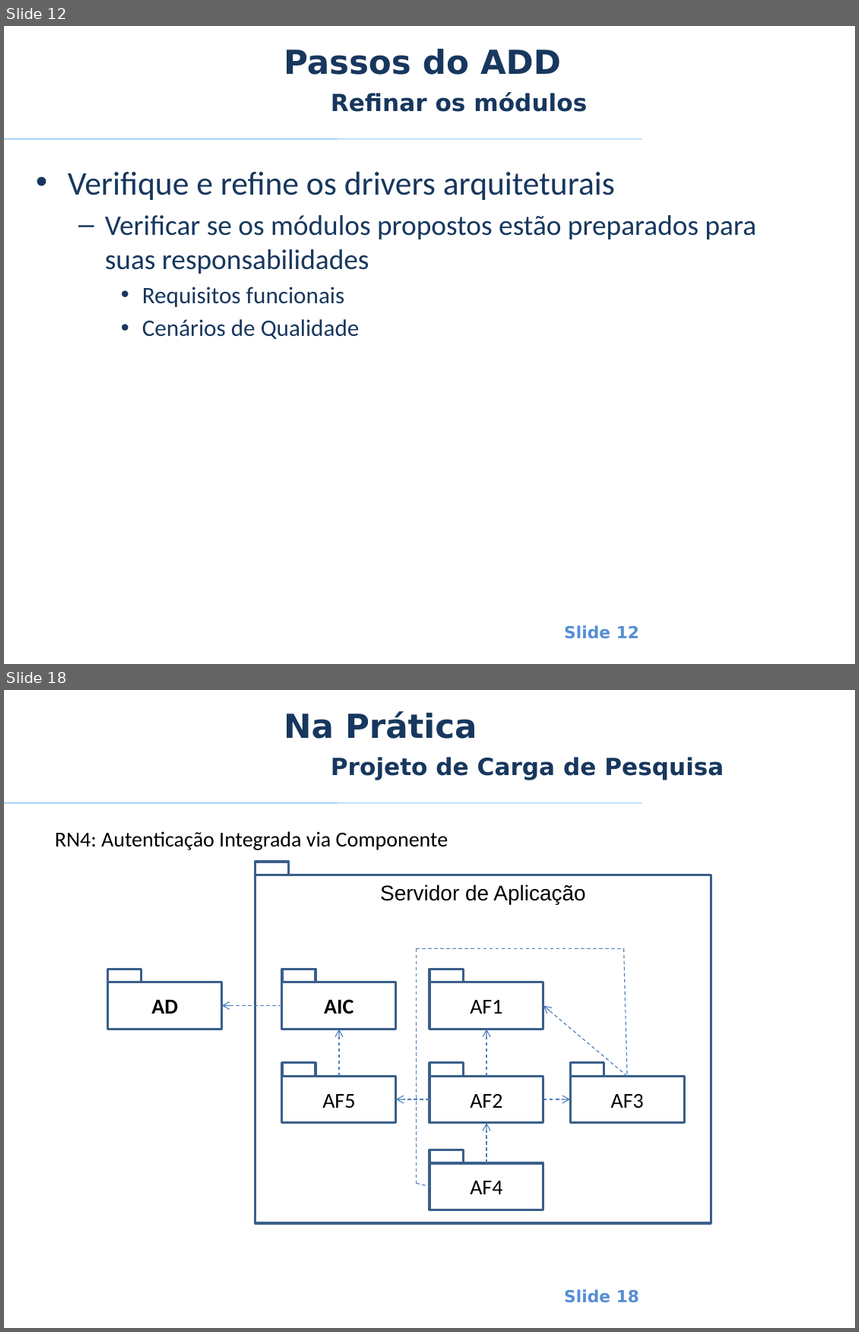
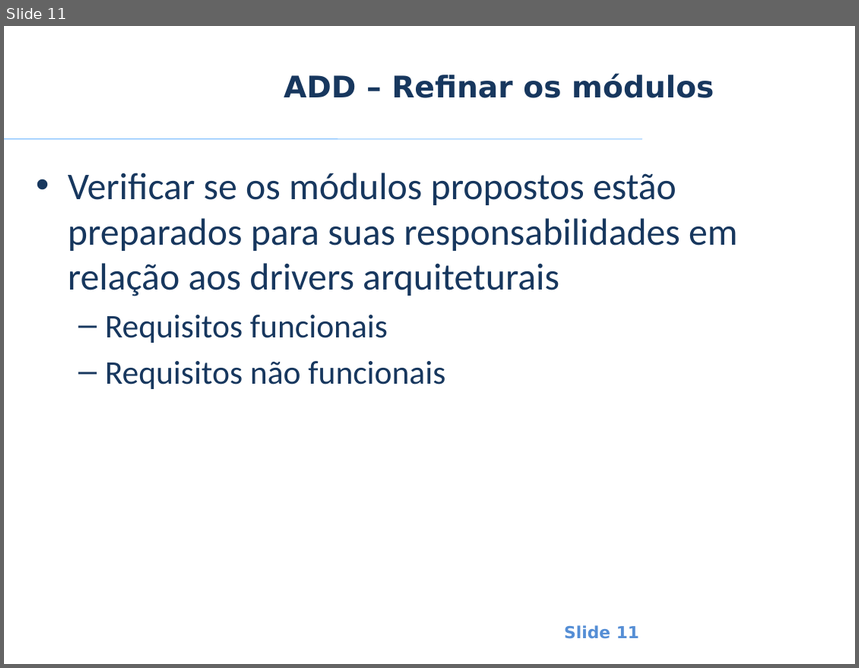
Before and after one commit to smrpuc/pos-fit-es10, a slide deck: Material Aulas/Arquitetura de Software/Aulas/ES - AS - Anderson Hummel - Aula 3 - 1 - Desenhando a Arquitetura - Attribute-Driven Design.pptx. Shown one above the other, each under a label of ours: slides 12 and 18 before the commit, slide 11 after it; the slides between them are not shown. The pictures are 859x1332 and 859x668 pixels, drawn with LibreOffice and Linux fonts; fonts in the diff are those of the drawing; background and template pictures are left out. Boxes give left, top, right and bottom in pixels: in the first picture for what was removed or moved away, otherwise in the second. Text is boxed around its words. In the diff, an @@ line names an element or a change of style, - is before the commit and + after.

Commit message:
Atualização de matéria de arquitetura

```diff
--- a/Material Aulas/Arquitetura de Software/Aulas/ES - AS - Anderson Hummel - Aula 3 - 1 - Desenhando a Arquitetura - Attribute-Driven Design.pptx
+++ b/Material Aulas/Arquitetura de Software/Aulas/ES - AS - Anderson Hummel - Aula 3 - 1 - Desenhando a Arquitetura - Attribute-Driven Design.pptx
@@ slide 18 removed at (4, 690, 855, 1328), background #FFFFFF; not listed: 2 template elements that a slide beside it also shows @@
@@ title removed at (284, 711, 477, 739) @@
-Na Prática
@@ text removed at (331, 757, 724, 780) @@
-Projeto de Carga de Pesquisa
@@ text removed at (55, 831, 449, 850) @@
-  RN4: Autenticação Integrada via Componente
@@ rectangle removed at (255, 862, 288, 875) @@
@@ rectangle removed at (255, 875, 711, 1224) @@
@@ text removed at (380, 885, 585, 904) @@
-Servidor de Aplicação
@@ line removed from (416, 948) to (416, 1184) @@
@@ line removed from (416, 948) to (623, 948) @@
@@ line removed from (623, 948) to (627, 1076) @@
@@ rectangle removed at (108, 983, 222, 1030) @@
-AD
@@ rectangle removed at (108, 969, 141, 983) @@
@@ rectangle removed at (282, 983, 396, 1030) @@
-AIC
@@ rectangle removed at (282, 969, 316, 983) @@
@@ rectangle removed at (430, 983, 544, 1030) @@
-AF1
@@ rectangle removed at (430, 969, 463, 983) @@
@@ arrow removed from (282, 1006) to (222, 1006) @@
@@ arrow removed from (627, 1076) to (544, 1006) @@
@@ arrow removed from (339, 1076) to (339, 1030) @@
@@ arrow removed from (487, 1076) to (487, 1030) @@
@@ rectangle removed at (282, 1076, 396, 1123) @@
-AF5
@@ rectangle removed at (282, 1063, 316, 1076) @@
@@ rectangle removed at (430, 1076, 544, 1123) @@
-AF2
@@ rectangle removed at (430, 1063, 463, 1076) @@
@@ rectangle removed at (570, 1076, 684, 1123) @@
-AF3
@@ rectangle removed at (570, 1063, 603, 1076) @@
@@ arrow removed from (430, 1100) to (396, 1100) @@
@@ arrow removed from (544, 1100) to (570, 1100) @@
@@ arrow removed from (487, 1163) to (487, 1123) @@
@@ rectangle removed at (430, 1163, 544, 1210) @@
-AF4
@@ rectangle removed at (430, 1150, 463, 1163) @@
@@ line removed from (416, 1184) to (430, 1187) @@
@@ what was slide 12 is now slide 11 @@
@@ slide 11 changed as well @@
@@ title removed at (284, 49, 561, 75) @@
-Passos do ADD
@@ title at (284, 73, 714, 98): text changed; size 20 to 25.2 pt @@
-Refinar os módulos
+ADD – Refinar os módulos
@@ text at (68, 173, 737, 297): text changed; size 24 to 32 pt @@
-• Verifique e refine os drivers arquiteturais
-  – Verificar se os módulos propostos estão preparados para suas responsabilidades
+• Verificar se os módulos propostos estão preparados para suas responsabilidades em relação aos drivers arquiteturais
@@ text at (105, 315, 388, 343): size 20 to 28 pt in "Requisitos funcionais"; bullet • to –; list level 3 to 2 in "Requisitos funcionais" @@
@@ text at (105, 361, 446, 389): text changed; size 20 to 28 pt @@
-    • Cenários de Qualidade
+  – Requisitos não funcionais
@@ page number at (564, 626, 639, 639): text changed @@
-Slide 12
+Slide 11
```
Also in this commit, not shown: 5 other slides changed, 5 slides added, 19 other slides removed, 1 other file.
